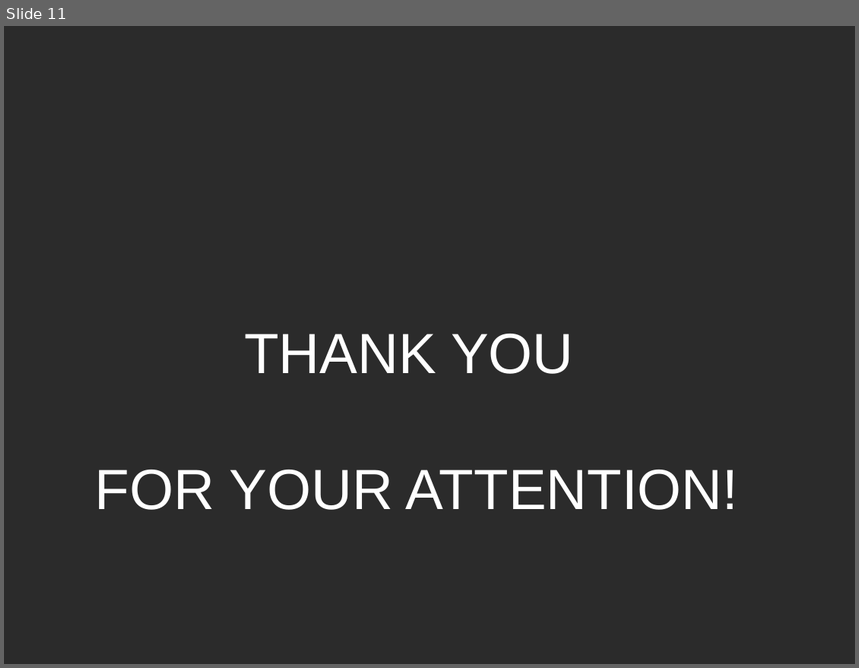
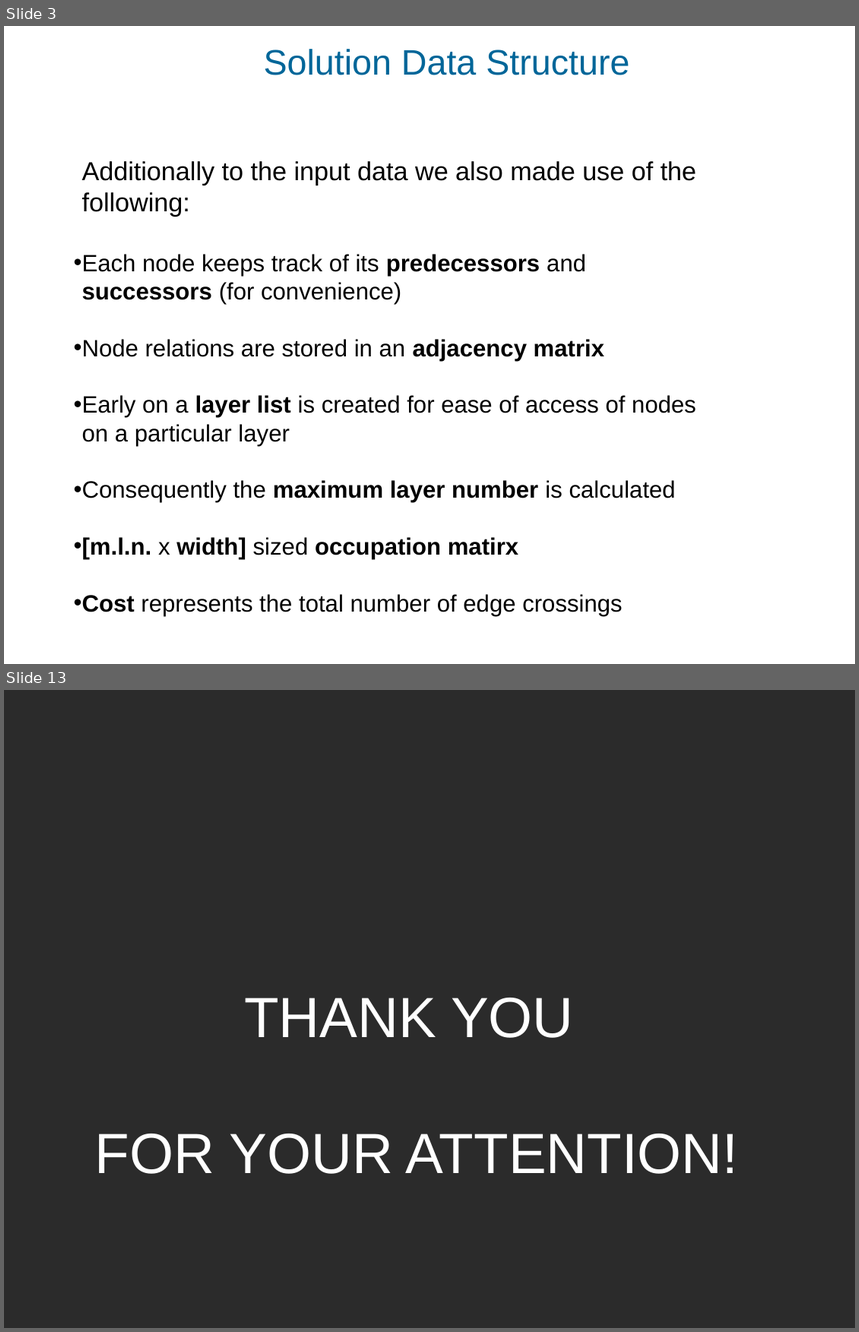
Before and after one commit to CatLassie/GDA2020, a slide deck: upwarddrawing.ppt. Shown one above the other, each under a label of ours: slide 11 before the commit, slides 3 and 13 after it; the slides between them are not shown. The pictures are 859x668 and 859x1332 pixels, drawn with LibreOffice and Linux fonts; fonts in the diff are those of the drawing; background and template pictures are left out; a plain dark background stands for a picture behind light text. Boxes give left, top, right and bottom in pixels: in the first picture for what was removed or moved away, otherwise in the second. Text is boxed around its words. In the diff, an @@ line names an element or a change of style, - is before the commit and + after.

```diff
--- a/upwarddrawing.ppt
+++ b/upwarddrawing.ppt
@@ slide 3 added at <box>4,26,855,664</box>, background picture (left out) @@
@@ text added at <box>264,49,629,75</box>, 30 pt, text #006699 @@
+Solution Data Structure
@@ text added at <box>74,161,696,617</box>, 20 pt, text #000000 @@
+Additionally to the input data we also made use of the following:
+• Each node keeps track of its predecessors and successors (for convenience)
+• Node relations are stored in an adjacency matrix
+• Early on a layer list is created for ease of access of nodes on a particular layer
+• Consequently the maximum layer number is calculated
+• [m.l.n. x width] sized occupation matirx
+• Cost represents the total number of edge crossings
@@ what was slide 11 is now slide 13 @@
```
Also in this commit, not shown: 4 slides changed, 7 other slides added, 6 slides removed.
